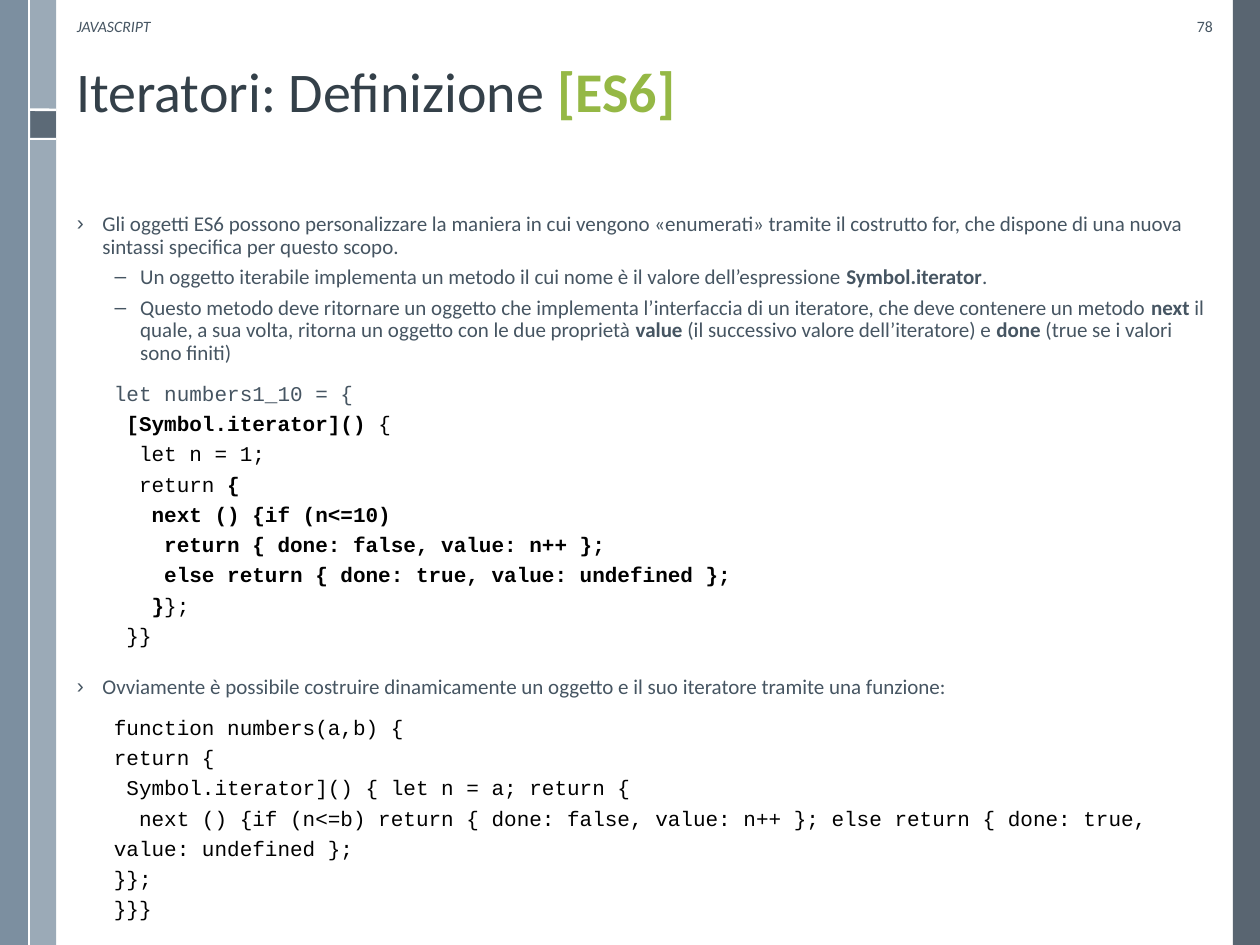
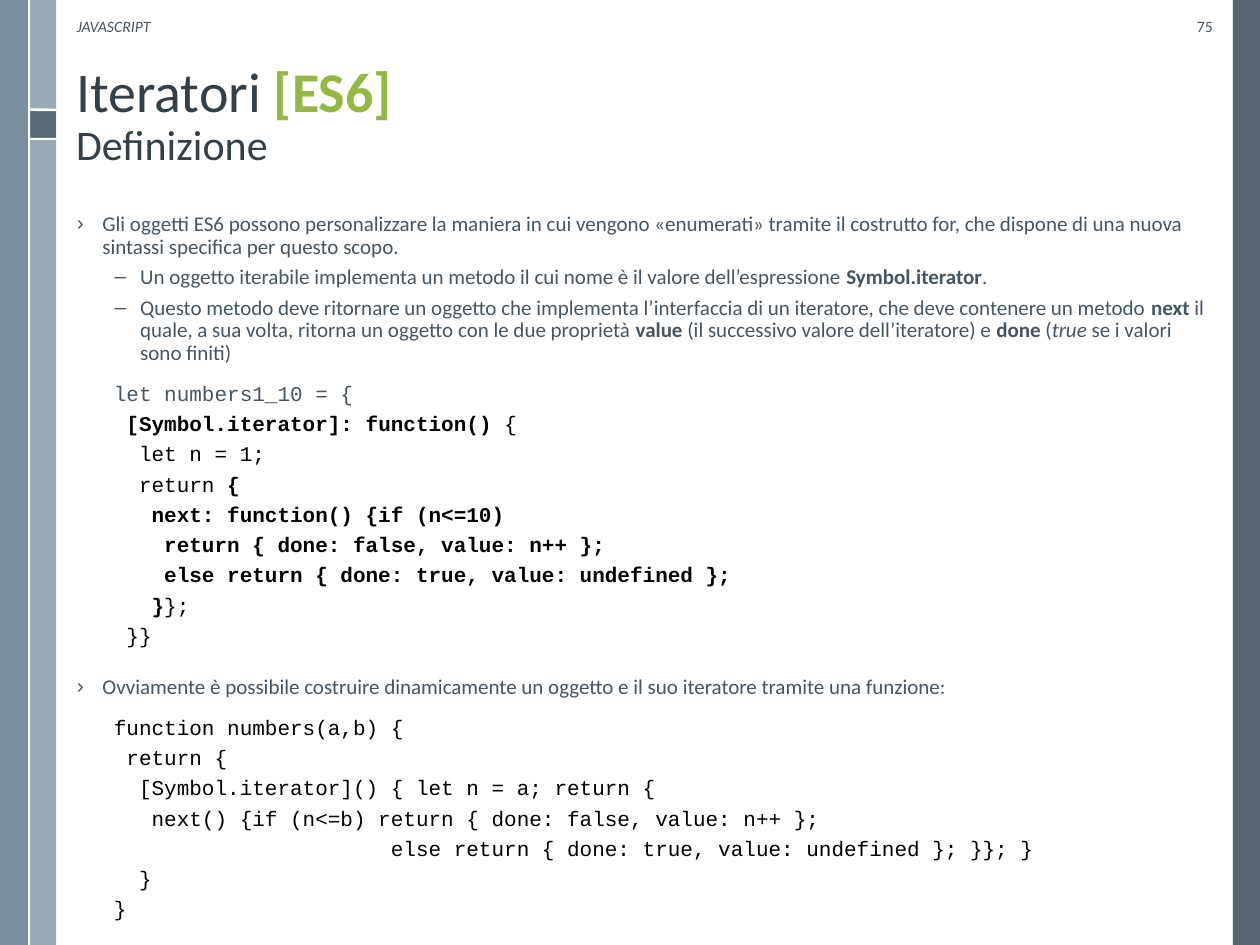
Before and after one commit to WebEngineering-Univaq/WE_Lecture_Slides, a slide deck: slide 75 of Javascript.pptx (slide 78 before the commit). Drawn at 1260x945 pixels with LibreOffice and Linux fonts; fonts in the diff are those of the drawing; background and template pictures are left out. Boxes give left, top, right and bottom in pixels: in the first picture for what was removed or moved away, otherwise in the second. Text is boxed around its words. In the diff, an @@ line names an element or a change of style, - is before the commit and + after.

```diff
--- a/Javascript.pptx
+++ b/Javascript.pptx
@@ page number at [1197,22,1213,32]: text changed @@
-78
+75
@@ title at [76,71,392,161]: text changed @@
-Iteratori: Definizione [ES6]
+Iteratori [ES6]
+Definizione
@@ text at [140,300,1204,363]: italic on in "(true" @@
@@ text at [114,386,693,586]: text changed @@
-let numbers1_10 = {
-[Symbol.iterator]() {
-let n = 1;
-return {
-next () {if (n<=10)
-return { done: false, value: n++ };
-else return { done: true, value: undefined };
-}};
-}}
+let numbers1_10 = {
+[Symbol.iterator]: function() {
+let n = 1;
+return {
+next: function() {if (n<=10)
+return { done: false, value: n++ };
+else return { done: true, value: undefined };
+}};
+}}
@@ text at [114,720,919,860]: text changed @@
-function numbers(a,b) {
-return {
-Symbol.iterator]() { let n = a; return {
-next () {if (n<=b) return { done: false, value: n++ }; else return { done: true, value: undefined };
-}};
-}}}
+function numbers(a,b) {
+return {
+[Symbol.iterator]() { let n = a; return {
+next() {if (n<=b) return { done: false, value: n++ };
+else return { done: true, value: undefined }; }}; }
+}
+}
```
Also in this commit, not shown: 24 other slides changed, 1 other file.
